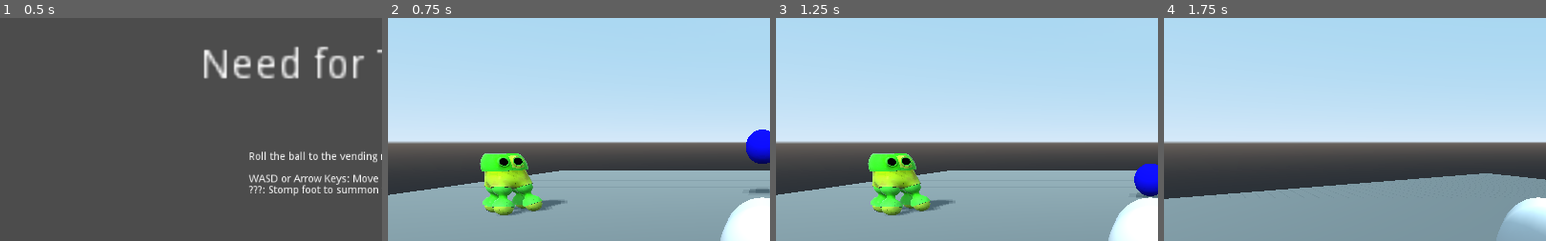
Above: before the commit, frames 1-4 (left to right).
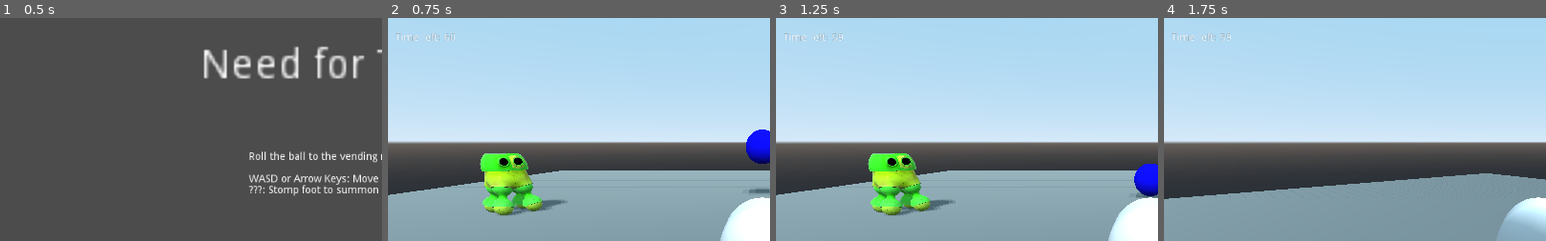
Above: after the commit, the same moments.

Repository: ajahar/FGJ_2021
Game: Godot game, scene res://GameScenes/Menu.tscn
Two runs of this game, one before a commit and one after it. Both use one fixed random seed, a clock stepped at 60 frames per second and the inputs below.
Inputs:
- Up to frame 1 (0.5 s): no input
- Up to frame 2 (0.75 s): click "Play" at 0.5 s
- Up to frame 3 (1.25 s): no input
- Up to frame 4 (1.75 s): hold D (right) from 1.28 s (still down)
The pictures show only the part of the screen within x 1-51%, y 0-50%; the shares and areas given below are measured in that part.

Frame 1 is identical in both runs. In frame 2, 0.1% of the frame differs, in the area x 2-18%, y 6-11%; in frame 3, 0.1%; in frame 4, 0.1%.

Commit message:
Add GUI to Play scene.

Diff:
--- a/GameScenes/Play.tscn
+++ b/GameScenes/Play.tscn
@@ -1,9 +1,10 @@
-[gd_scene load_steps=8 format=2]
+[gd_scene load_steps=9 format=2]
 
 [ext_resource path="res://Actors/Player.tscn" type="PackedScene" id=1]
 [ext_resource path="res://Actors/Ball.tscn" type="PackedScene" id=2]
 [ext_resource path="res://Actors/Robo.tscn" type="PackedScene" id=3]
 [ext_resource path="res://Systems/FollowCamera.tscn" type="PackedScene" id=4]
+[ext_resource path="res://Systems/GUI.tscn" type="PackedScene" id=5]
 
 [sub_resource type="SpatialMaterial" id=1]
 albedo_color = Color( 0.462745, 0.482353, 0.482353, 1 )
@@ -46,3 +47,5 @@
 [node name="FollowCamera" parent="." instance=ExtResource( 4 )]
 transform = Transform( 1, 0, 0, 0, 0.819152, 0.573577, 0, -0.573577, 0.819152, 0, 6.27128, 15.186 )
 target_node = NodePath("../Player")
+
+[node name="GUI" parent="." instance=ExtResource( 5 )]
